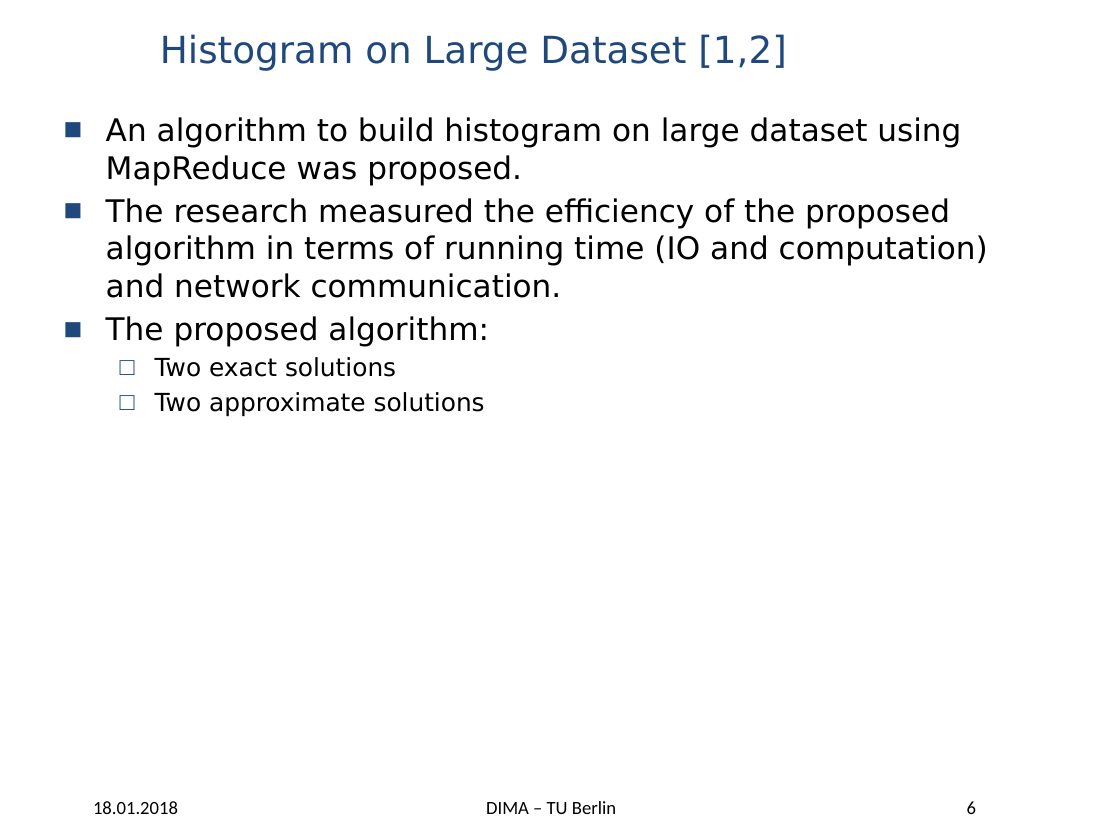
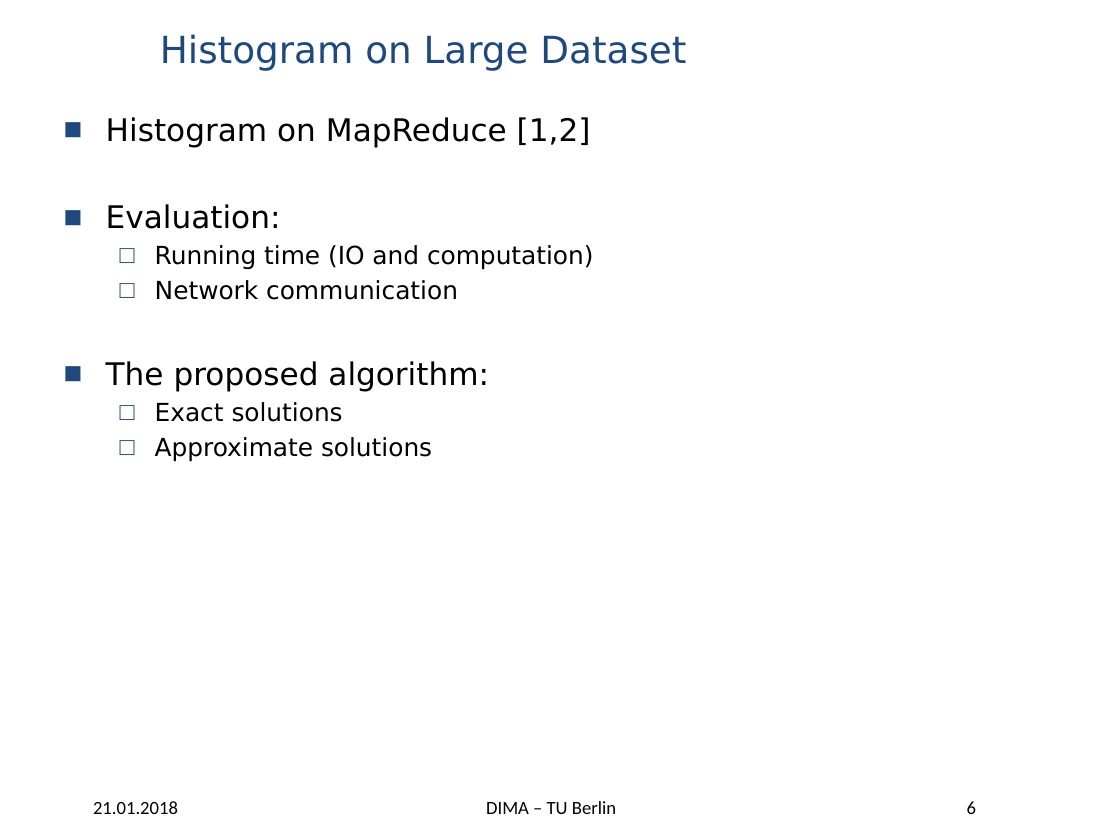
Before and after one commit to panduwicaksono91/wave-hist, a slide deck: slide 6 of BDAPRO Midterm Presentation - Wavelet Histogram.pptx. Drawn at 1120x840 pixels with LibreOffice and Linux fonts; fonts in the diff are those of the drawing; background and template pictures are left out. Boxes give left, top, right and bottom in pixels: in the first picture for what was removed or moved away, otherwise in the second. Text is boxed around its words. In the diff, an @@ line names an element or a change of style, - is before the commit and + after.

```diff
--- a/BDAPRO Midterm Presentation - Wavelet Histogram.pptx
+++ b/BDAPRO Midterm Presentation - Wavelet Histogram.pptx
@@ title at [160,34,686,70]: text changed @@
-Histogram on Large Dataset [1,2]
+Histogram on Large Dataset
@@ text at [106,117,594,300]: text changed; size 20 to 16 pt @@
-■ An algorithm to build histogram on large dataset using MapReduce was proposed.
-■ The research measured the efficiency of the proposed algorithm in terms of running time (IO and computation) and network communication.
+■ Histogram on MapReduce [1,2]
+■ Evaluation:
+  □ Running time (IO and computation)
+  □ Network communication
@@ text at [155,402,432,462]: text changed @@
-  □ Two exact solutions
-  □ Two approximate solutions
+  □ Exact solutions
+  □ Approximate solutions
@@ text at [93,801,178,814]: text changed @@
-18.01.2018
+21.01.2018
```
Also in this commit, not shown: 17 other slides changed, 5 slides added, 1 slide removed.
